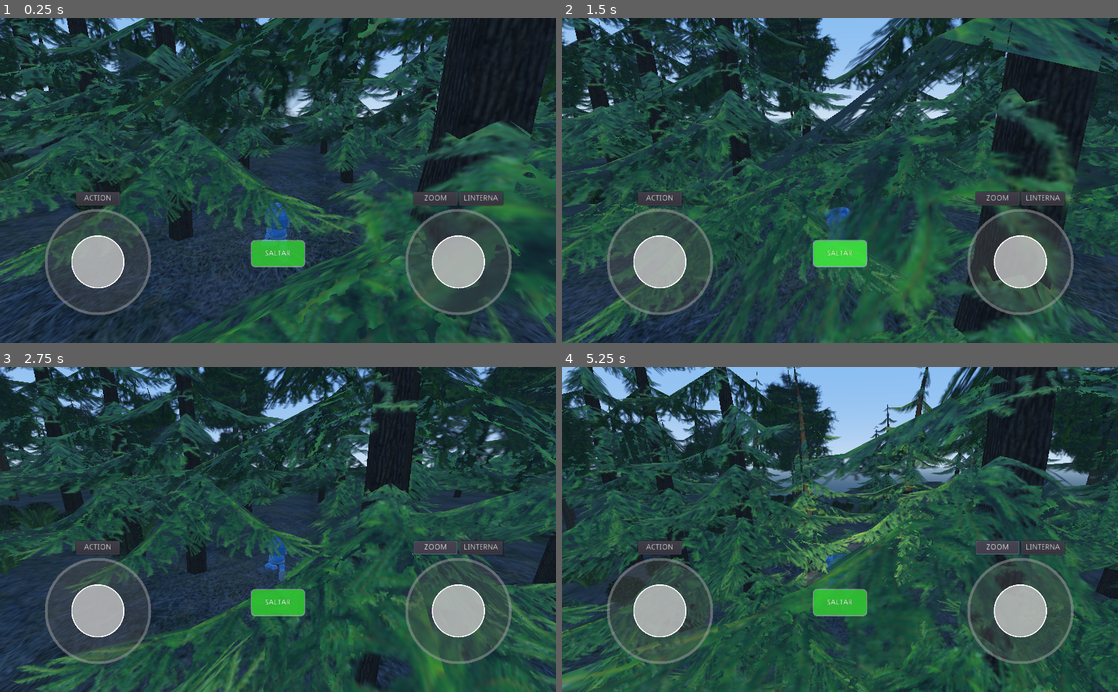
Above: before the commit, frames 1-4 (two rows, left to right).
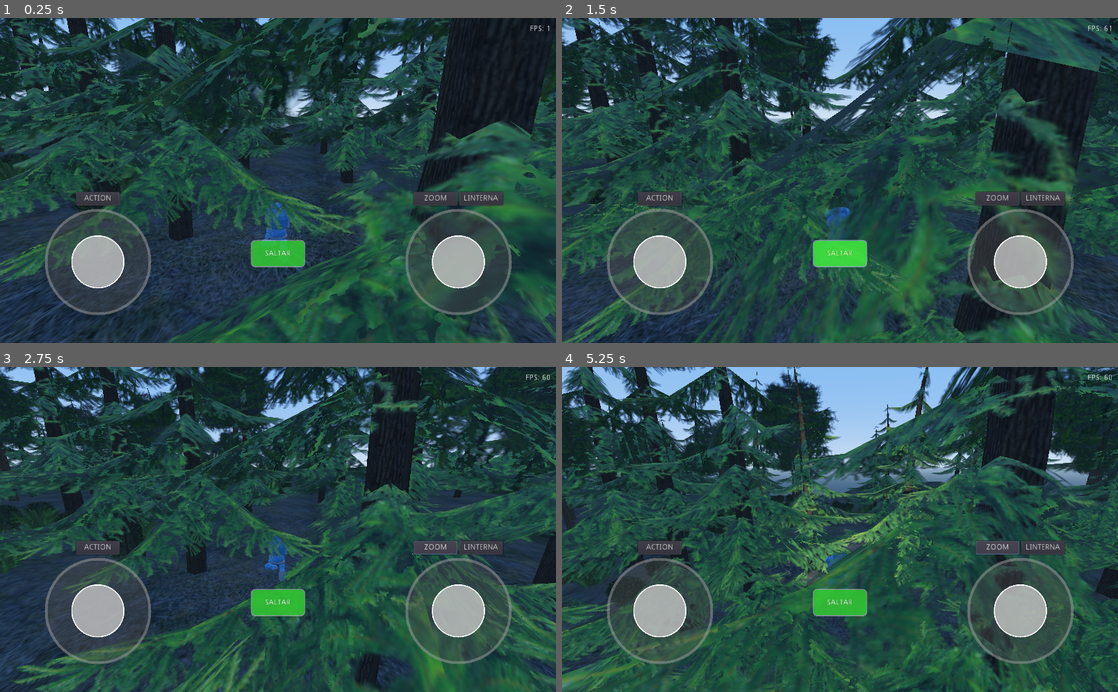
Above: after the commit, the same moments.

Repository: Pachodev77/godot1
Game: Godot game, scene res://escena/mapa_test.tscn
Same seed, same stepped clock (60 frames per second), same inputs: the game is played once before the commit and once after it.
Inputs:
- Up to frame 1 (0.25 s): no input
- Up to frame 2 (1.5 s): click "ACTION" at 0.5 s; click "SALTAR" at 1.25 s
- Up to frame 3 (2.75 s): click "ZOOM" at 2 s
- Up to frame 4 (5.25 s): click "LINTERNA" at 2.75 s; click "ACTION" at 3.5 s; click "SALTAR" at 4.25 s; click "ZOOM" at 5 s

The runs differ from the first frame. In frame 1, less than 0.1% of the frame differs, in the area x 21-99%, y 2-34%; in frame 2, less than 0.1%; in frame 3, less than 0.1%; in frame 4, less than 0.1%, in the area x 20-99%, y 2-38%.

Commit message:
fps label

Diff:
--- a/default_env.tres
+++ b/default_env.tres
@@ -5,5 +5,4 @@
 [resource]
 background_mode = 2
 background_sky = SubResource( 1 )
-glow_enabled = true
 glow_blend_mode = 0
--- a/escena/Control.tscn
+++ b/escena/Control.tscn
@@ -42,6 +42,24 @@
 corner_radius_bottom_left = 8
 
 [node name="ControlUI" type="CanvasLayer"]
+
+[node name="FPSLabel" type="Label" parent="."]
+anchor_left = 1.0
+anchor_top = 0.0
+anchor_right = 1.0
+anchor_bottom = 0.0
+margin_left = -120.0
+margin_top = 10.0
+margin_right = -10.0
+margin_bottom = 30.0
+rect_min_size = Vector2( 110, 20 )
+text = "FPS: 0"
+align = 2
+valign = 1
+mouse_filter = 2
+__meta__ = {
+"_edit_use_anchors_": false
+}
 
 [node name="MarginContainer" type="MarginContainer" parent="."]
 anchor_right = 1.0
--- a/escena/day_night_system.tscn
+++ b/escena/day_night_system.tscn
@@ -53,10 +53,10 @@
 light_color = Color( 1, 1, 1, 1 )
 light_energy = 1.0
 shadow_enabled = true
-shadow_bias = 0.1
-directional_shadow_mode = 2
-directional_shadow_depth_range = 1
-directional_shadow_blend_splits = true
+shadow_bias = 0.2
+directional_shadow_mode = 1
+directional_shadow_depth_range = 0
+directional_shadow_blend_splits = false
 
 [node name="SunVisual" type="MeshInstance" parent="DirectionalLight"]
 transform = Transform( 1, 0, 0, 0, 1, 0, 0, 0, 1, 0, 0, -200 )
--- a/escena/jugador.tscn
+++ b/escena/jugador.tscn
@@ -20,7 +20,7 @@
 transform = Transform( 1, 0, 0, 0, 0.965926, 0.258819, 0, -0.258819, 0.965926, 0, 0, 6 )
 current = true
 near = 1.0
-far = 4000.0
+far = 600.0
 
 [node name="3DGodotRobot" parent="." instance=ExtResource( 2 )]
 transform = Transform( -1, 0, -8.74228e-08, 0, 1, 0, 8.74228e-08, 0, -1, 0, 0, 0 )
--- a/script/jugador.gd
+++ b/script/jugador.gd
@@ -110,6 +110,9 @@
 		var new_distance = lerp(current_distance, target_distance, zoom_speed * delta)
 		camera.translation.z = new_distance
 
+	if fps_label_node:
+		fps_label_node.text = "FPS: " + str(Engine.get_frames_per_second())
+
 export var mouse_sensitivity : float = 0.003
 export var max_look_up : float = 25.0
 export var max_look_down : float = -30.0
@@ -128,6 +131,7 @@
 onready var zoom_button_node = get_node_or_null("/root/Escena/CanvasLayer/MarginContainer/VBoxContainer/HBoxContainer/CameraJoystickContainer/ButtonContainer/ZoomButton")
 onready var flashlight_button_node = get_node_or_null("/root/Escena/CanvasLayer/MarginContainer/VBoxContainer/HBoxContainer/CameraJoystickContainer/ButtonContainer/FlashlightButton")
 onready var jump_button_node = get_node_or_null("/root/Escena/CanvasLayer/MarginContainer/VBoxContainer/HBoxContainer/JumpButtonContainer/JumpButton")
+var fps_label_node = null
 
 func _ready():
 	# Ajustar la posición inicial de la cámara
@@ -150,6 +154,10 @@
 
 	if jump_button_node:
 		jump_button_node.connect("pressed", self, "_on_JumpButton_pressed")
+
+	fps_label_node = get_node_or_null("/root/Escena/CanvasLayer/FPSLabel")
+	if fps_label_node == null:
+		fps_label_node = get_node_or_null("/root/Escena/ControlUI/FPSLabel")
 
 	var zoom_button = get_node_or_null("/root/Escena/CanvasLayer/MarginContainer/VBoxContainer/HBoxContainer/CameraJoystickContainer/ButtonContainer/ZoomButton")
 	if zoom_button:
Not shown, changed: builds/city-demo-debug.apk
